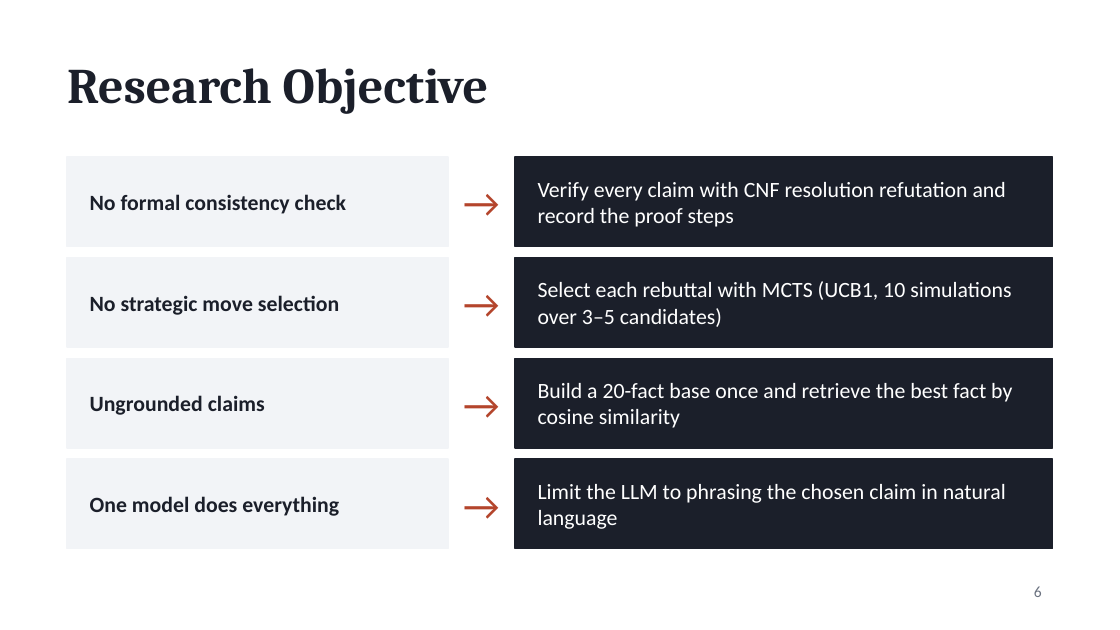
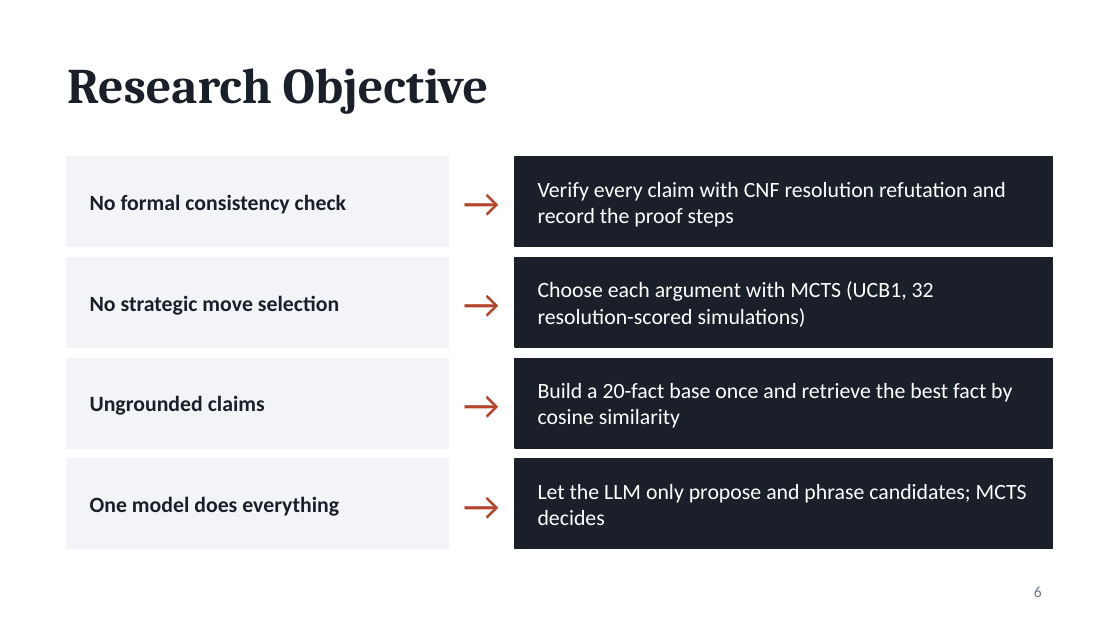
Before and after one commit to AdhithyaSivaraj/Agentic-Debate-Prep-Arena-Using-MCTS, a slide deck: slide 6 of Agentic_Debate_Arena.pptx. Drawn at 1120x630 pixels with LibreOffice and Linux fonts; fonts in the diff are those of the drawing. Boxes give left, top, right and bottom in pixels: in the first picture for what was removed or moved away, otherwise in the second. Text is boxed around its words. In the diff, an @@ line names an element or a change of style, - is before the commit and + after.

```diff
--- a/Agentic_Debate_Arena.pptx
+++ b/Agentic_Debate_Arena.pptx
@@ text at (538,281,934,327): text changed @@
-Select each rebuttal with MCTS (UCB1, 10 simulations over 3–5 candidates)
+Choose each argument with MCTS (UCB1, 32 resolution-scored simulations)
@@ text at (538,484,1027,525): text changed @@
-Limit the LLM to phrasing the chosen claim in natural language
+Let the LLM only propose and phrase candidates; MCTS decides
```
Also in this commit, not shown: 6 other slides changed.
